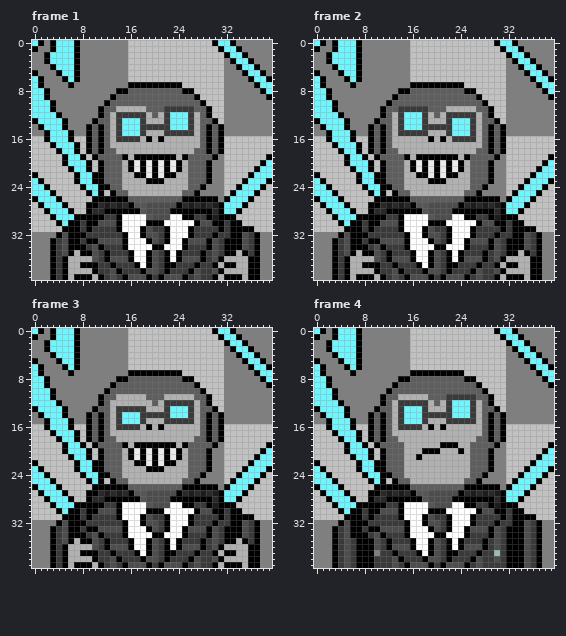
Pixel-art file: Assets/Characters/Howl/monkey.aseprite. The first picture shows the starting point.
40x40 pixels, 17 frames. Colours within 5 levels of each other are drawn and written as one. Shown: frame 1, frame 2, frame 3, frame 4. The commit also changed other frames, which this record leaves out.
And afterwards:
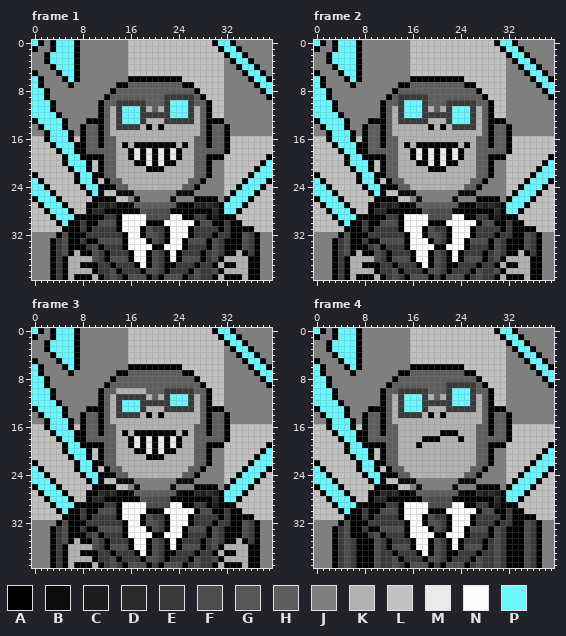
Palette (. is transparent): A #000000  B #0c0c0c  C #1d1d1d  D #292929  E #3a3a3a  F #4d4d4d  G #565656  H #5e5e5e  J #7f7f7f  K #b1b1b1  L #c1c1c1  M #eaeaea  N #fefefe  P #6bf7ff
The exact change:
Frame 1, layers "expression", "face":
y 6: x 16..24 LLLLLLLLL -> AAAAAAAAA
y 7: x 14..26 JJAAAAAAAAALL -> AAHHHHHHHHHAA
y 8: x 13..15 JAA -> AHH; x 25..27 AAL -> HHA
y 9: x 12..13 JA -> AH; x 22..28 HHHHHAL -> EEEEEHA
y 10: x 11..12 JA -> AH; x 14..18 HHHHH -> EEEEE; x 22..26 HHHHH -> EPPPE; x 28..29 AL -> HA
y 11: x 13..19 HKKKKKH -> KEPPPEK; x 21 H -> K; x 23..25 EEE -> PPP; x 27 H -> K
y 12: x 15..17 EEE -> PPP; x 19..21 KHK -> EEE
y 13: x 9 J -> A; x 11 H -> A; x 23..25 PPP -> EEE; x 29 H -> A; x 31 L -> A
y 14: x 8..9 JA -> AH; x 15..26 PPPEEEEEPPPE -> EEEKAKAKKKKK; x 31..32 AJ -> HA
y 15: x 8..9 JA -> AH; x 14..18 EPPPE -> KKKKK; x 22..26 EEEEE -> KKKKK; x 31..32 AJ -> HA
y 16: x 8..9 LA -> AH; x 13..17 KEEEE -> HKKKK; x 19 A -> K; x 21 A -> K; x 27 K -> H; x 31..32 AL -> HA
y 17: x 8..9 LA -> AH; x 13 K -> H; x 15 K -> A; x 17..23 KKKKKKK -> AAAAAAA; x 25 K -> A; x 27 K -> H; x 31..32 AL -> HA
y 18: x 8..9 LA -> AH; x 11 A -> H; x 16..24 KKKKKKKKK -> AMAMAMAMA; x 29 A -> H; x 31..32 AL -> HA
y 19: x 9 L -> A; x 11 H -> A; x 14..17 HAKA -> KKAM; x 19 A -> M; x 21 A -> M; x 23..26 AKAH -> MAKK; x 29 H -> A; x 31 J -> A
y 20: x 14 H -> K; x 16..17 AM -> KA; x 23..24 MA -> AK; x 26 H -> K
y 21: x 14 H -> K; x 16..19 AMAM -> KKKA; x 21..24 MAMA -> AKKK; x 26 H -> K
y 22: x 14 H -> K; x 17..23 AAMAMAA -> KKKKKKK; x 26 H -> K
y 23: x 11..12 AH -> LA; x 19..21 AAA -> KKK; x 28..29 HA -> AJ
y 24: x 13 H -> A; x 15 K -> H; x 25 K -> H; x 27..28 HA -> AJ
y 25: x 13..27 AHHKKKKKKKKKHHA -> LBBBJJJJJJJBBBJ
y 26: x 14..26 AAHHHHHHHHHAA -> LLJBJJJJJBJJJ
y 27: x 14..26 CDAGGFFFFFADC -> AABHHHHHHHBAA
y 29: x 19 G -> F
Frame 2, layers "expression", "face":
y 6: x 16..24 LLLLLLLLL -> AAAAAAAAA
y 7: x 14..26 JJAAAAAAAAALL -> AAHHHHHHHHHAA
y 8: x 13..15 JAA -> AHH; x 25..27 AAL -> HHA
y 9: x 12..18 JAHHHHH -> AHEEEEE; x 27..28 AL -> HA
y 10: x 11..12 JA -> AH; x 14..18 HHHHH -> EPPPE; x 22..26 HHHHH -> EEEEE; x 28..29 AL -> HA
y 11: x 13 H -> K; x 15..17 EEE -> PPP; x 19 H -> K; x 21..27 HKKKKKH -> KEPPPEK
y 12: x 19..21 KHK -> EEE; x 23..25 EEE -> PPP
y 13: x 9 J -> A; x 11 H -> A; x 15..17 PPP -> EEE; x 29 H -> A; x 31 L -> A
y 14: x 8..9 JA -> AH; x 14..25 EPPPEEEEEPPP -> KKKKKAKAKEEE; x 31..32 AJ -> HA
y 15: x 8..9 JA -> AH; x 14..18 EEEEE -> KKKKK; x 22..26 EPPPE -> KKKKK; x 31..32 AJ -> HA
y 16: x 8..9 LA -> AH; x 13 K -> H; x 19 A -> K; x 21 A -> K; x 23..27 EEEEK -> KKKKH; x 31..32 AL -> HA
y 17: x 8..9 LA -> AH; x 13 K -> H; x 15 K -> A; x 17..23 KKKKKKK -> AAAAAAA; x 25 K -> A; x 27 K -> H; x 31..32 AL -> HA
y 18: x 8..9 LA -> AH; x 11 A -> H; x 16..24 KKKKKKKKK -> AMAMAMAMA; x 29 A -> H; x 31..32 AL -> HA
y 19: x 9 L -> A; x 11 H -> A; x 14..17 HAKA -> KKAM; x 19 A -> M; x 21 A -> M; x 23..26 AKAH -> MAKK; x 29 H -> A; x 31 J -> A
y 20: x 14 H -> K; x 16..17 AM -> KA; x 23..24 MA -> AK; x 26 H -> K
y 21: x 14 H -> K; x 16..19 AMAM -> KKKA; x 21..24 MAMA -> AKKK; x 26 H -> K
y 22: x 14 H -> K; x 17..23 AAMAMAA -> KKKKKKK; x 26 H -> K
y 23: x 11..12 AH -> LA; x 19..21 AAA -> KKK; x 28..29 HA -> AJ
y 24: x 13 H -> A; x 15 K -> H; x 25 K -> H; x 27..28 HA -> AJ
y 25: x 13..27 AHHKKKKKKKKKHHA -> LBBBJJJJJJJBBBJ
y 26: x 14..26 AAHHHHHHHHHAA -> LLJBJJJJJBJJJ
y 27: x 14..26 CDAGGFFFFFADC -> AABHHHHHHHBAA
y 29: x 19 G -> F
Frame 3, layers "expression", "face":
y 6: x 16..24 LLLLLLLLL -> AAAAAAAAA
y 7: x 14..26 JJAAAAAAAAALL -> AAHHHHHHHHHAA
y 8: x 13..15 JAA -> AHH; x 25..27 AAL -> HHA
y 9: x 12..13 JA -> AH; x 27..28 AL -> HA
y 10: x 11..12 JA -> AH; x 14..18 HHHHH -> KKKKK; x 22..26 HHHHH -> EEEEE; x 28..29 AL -> HA
y 11: x 13..19 HKKKKKH -> KEEEEEK; x 21..27 HKKKKKH -> KEPPPEK
y 12: x 14..21 KKKKKKHK -> EPPPEEEE; x 23..25 EEE -> PPP
y 13: x 9 J -> A; x 11 H -> A; x 15..17 EEE -> PPP; x 23..25 PPP -> EEE; x 29 H -> A; x 31 L -> A
y 14: x 8..9 JA -> AH; x 15..26 PPPEEEEEPPPE -> EEEKAKAKKKKK; x 31..32 AJ -> HA
y 15: x 8..9 JA -> AH; x 14..18 EPPPE -> KKKKK; x 22..26 EEEEE -> KKKKK; x 31..32 AJ -> HA
y 16: x 8..9 LA -> AH; x 13..17 KEEEE -> HKKKK; x 19 A -> K; x 21 A -> K; x 27 K -> H; x 31..32 AL -> HA
y 17: x 8..9 LA -> AH; x 13 K -> H; x 15 K -> A; x 17..23 KKKKKKK -> AAAAAAA; x 25 K -> A; x 27 K -> H; x 31..32 AL -> HA
y 18: x 8..9 LA -> AH; x 11 A -> H; x 16..24 KKKKKKKKK -> AMAMAMAMA; x 29 A -> H; x 31..32 AL -> HA
y 19: x 9 L -> A; x 11 H -> A; x 14..17 HAKA -> KKAM; x 19 A -> M; x 21 A -> M; x 23..26 AKAH -> MAKK; x 29 H -> A; x 31 J -> A
y 20: x 14 H -> K; x 16..17 AM -> KA; x 23..24 MA -> AK; x 26 H -> K
y 21: x 14 H -> K; x 16..19 AMAM -> KKKA; x 21..24 MAMA -> AKKK; x 26 H -> K
y 22: x 14 H -> K; x 17..23 AAMAMAA -> KKKKKKK; x 26 H -> K
y 23: x 11..12 AH -> LA; x 19..21 AAA -> KKK; x 28..29 HA -> AJ
y 24: x 13 H -> A; x 15 K -> H; x 25 K -> H; x 27..28 HA -> AJ
y 25: x 13..27 AHHKKKKKKKKKHHA -> LBBBJJJJJJJBBBJ
y 26: x 14..26 AAHHHHHHHHHAA -> LLJBJJJJJBJJJ
y 27: x 14..26 CDAGGFFFFFADC -> AABHHHHHHHBAA
y 29: x 19 G -> F
Frame 4, layers "suit", "expression", "face":
y 6: x 16..24 LLLLLLLLL -> AAAAAAAAA
y 7: x 14..26 JJAAAAAAAAALL -> AAHHHHHHHHHAA
y 8: x 13..15 JAA -> AHH; x 25..27 AAL -> HHA
y 9: x 12..13 JA -> AH; x 22..28 HHHHHAL -> EEEEEHA
y 10: x 11..12 JA -> AH; x 14..18 HHHHH -> EEEEE; x 22..26 HHHHH -> EPPPE; x 28..29 AL -> HA
y 11: x 13..19 HKKKKKH -> KEPPPEK; x 21 H -> K; x 23..25 EEE -> PPP; x 27 H -> K
y 12: x 15..17 EEE -> PPP; x 19..21 KHK -> EEE
y 13: x 9 J -> A; x 11 H -> A; x 23..25 PPP -> EEE; x 29 H -> A; x 31 L -> A
y 14: x 8..9 JA -> AH; x 15..26 PPPEEEEEPPPE -> EEEKAKAKKKKK; x 31..32 AJ -> HA
y 15: x 8..9 JA -> AH; x 14..18 EPPPE -> KKKKK; x 22..26 EEEEE -> KKKKK; x 31..32 AJ -> HA
y 16: x 8..9 LA -> AH; x 13..17 KEEEE -> HKKKK; x 19 A -> K; x 21 A -> K; x 27 K -> H; x 31..32 AL -> HA
y 17: x 8..9 LA -> AH; x 13 K -> H; x 21..23 KKK -> AAA; x 27 K -> H; x 31..32 AL -> HA
y 18: x 8..9 LA -> AH; x 11 A -> H; x 18..20 KKK -> AAA; x 24 K -> A; x 29 A -> H; x 31..32 AL -> HA
y 19: x 9 L -> A; x 11 H -> A; x 14 H -> K; x 17 K -> A; x 21..23 AAA -> KKK; x 26 H -> K; x 29 H -> A; x 31 J -> A
y 20: x 14 H -> K; x 18..20 AAA -> KKK; x 24 A -> K; x 26 H -> K
y 21: x 14 H -> K; x 17 A -> K; x 26 H -> K
y 22: x 14 H -> K; x 26 H -> K
y 23: x 11..12 AH -> LA; x 28..29 HA -> AJ
y 24: x 13 H -> A; x 15 K -> H; x 25 K -> H; x 27..28 HA -> AJ
y 25: x 13..27 AHHKKKKKKKKKHHA -> LBBBJJJJJJJBBBJ
y 26: x 14..26 AAHHHHHHHHHAA -> LLJBJJJJJBJJJ
y 27: x 14..26 CDAGGFFFFFADC -> AABHHHHHHHBAA
y 29: x 19 G -> F
y 37: x 10 J -> F; x 30 . -> F
y 38: x 10 E -> F
y 39: x 10 E -> F; x 30 E -> F
Where, in picture pixels (left, top, right, bottom), the same in both pictures:
changed: (80, 76, 230, 220)
changed: (362, 76, 512, 220)
changed: (80, 364, 230, 508)
changed: (362, 364, 512, 508)
changed: (374, 550, 380, 568)
changed: (494, 550, 500, 568)
